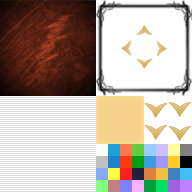
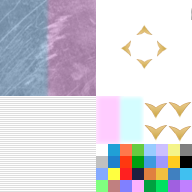
The second 192 × 192 image is a revision of the first. Changes to its layers:
showed "fwmc_new" over [0, 0, 96, 96]
showed "box1.png #2" over [0, 0, 96, 96]
hid "box1.png #1" over [0, 0, 96, 96]
showed "biboo_fwmc_box" over [96, 0, 192, 96]
hid "shiowi_wissa_box" over [96, 0, 192, 96]
showed "fuwamoco_light" over [96, 96, 144, 144]
hid "system_highlight コピー", painted on it over [96, 96, 144, 144]
painted on "new_colors" over [168, 144, 180, 156]
